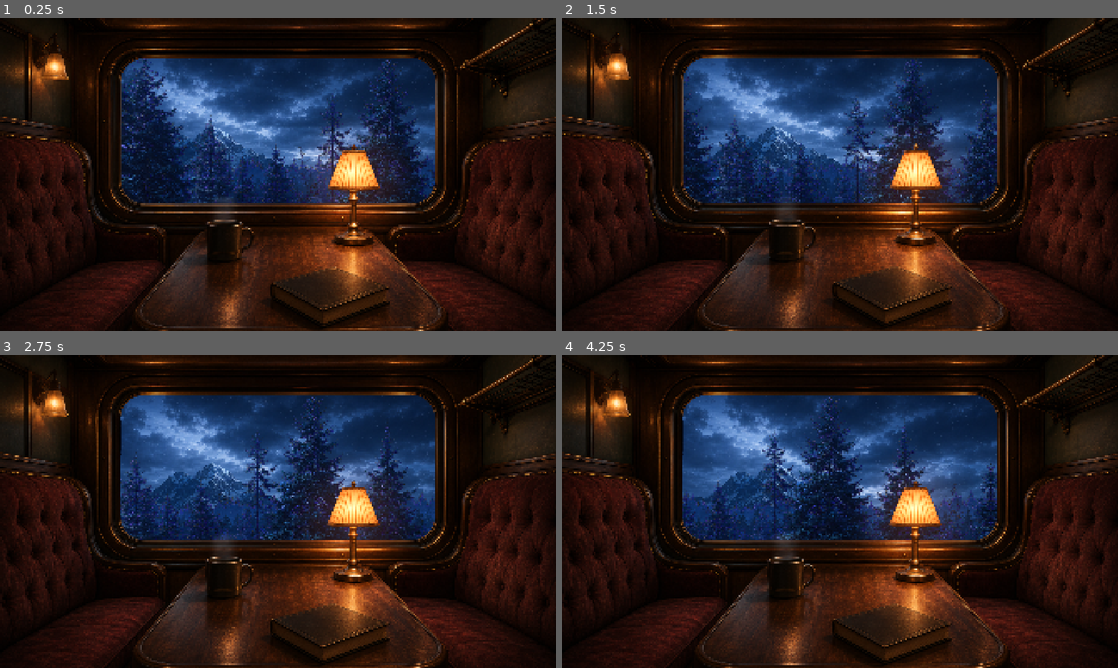
Above: before the commit, frames 1-4 (two rows, left to right).
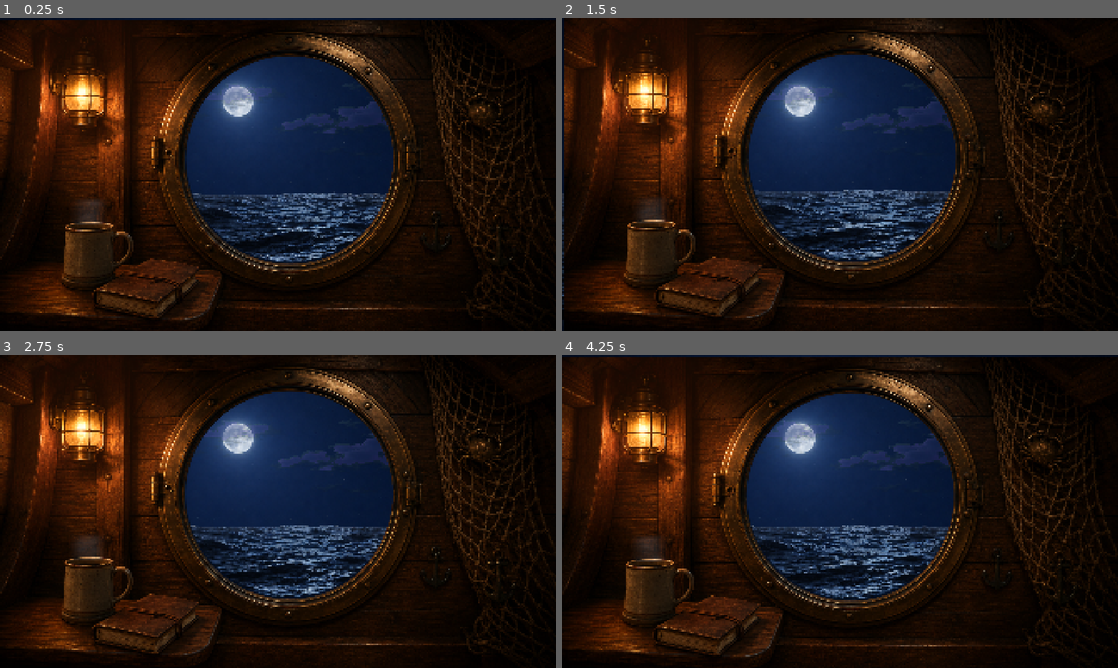
Above: after the commit, the same moments.

Repository: Rossag/AtmosForge
Game: Godot game, scene res://Projects/CozyBoatCabin/Scenes/cozy_boat_cabin.tscn
Two runs of this game, one before a commit and one after it. Both use one fixed random seed, a clock stepped at 60 frames per second and the inputs below. Before the commit the project starts from res://Projects/SleeperTrain/SleeperTrain.tscn. Sound files missing from this copy of the repository are replaced by a short silence.
Inputs:
- Up to frame 1 (0.25 s): no input
- Up to frame 2 (1.5 s): no input
- Up to frame 3 (2.75 s): no input
- Up to frame 4 (4.25 s): no input

The runs differ from the first frame. In frame 1, 57% of the frame differs, in the area x 0-100%, y 0-100%; in frame 2, 56%; in frame 3, 55%; in frame 4, 57%.

Commit message:
V 0.3.0 - Cozy Boat Cabin
Cozy boat cabin complete

-water shader now complete
-splash shader complete

Diff:
--- a/lofivideodraft/Core/Parallax/Scenes/parallax_layer.tscn
+++ b/lofivideodraft/Core/Parallax/Scenes/parallax_layer.tscn
@@ -3,6 +3,7 @@
 [ext_resource type="Script" uid="uid://cskaarbdn3yfv" path="res://Core/Parallax/Scenes/parallax_layer.gd" id="1_wvbhx"]
 
 [node name="ParallaxLayer" type="Parallax2D"]
+autoscroll = Vector2(-100, 0)
 repeat_times = 3
 ignore_camera_scroll = true
 script = ExtResource("1_wvbhx")
--- /dev/null
+++ b/lofivideodraft/Core/Water/Shaders/Window_splash.gdshader
@@ -0,0 +1,87 @@
+shader_type canvas_item;
+render_mode unshaded;
+
+uniform vec4 splash_color : source_color =
+	vec4(0.55, 0.75, 0.90, 0.32);
+
+uniform float cycle_duration : hint_range(3.0, 30.0) = 12.0;
+uniform float splash_duration : hint_range(0.2, 3.0) = 1.2;
+uniform float splash_width : hint_range(0.01, 0.25) = 0.055;
+uniform float splash_softness : hint_range(0.005, 0.15) = 0.035;
+uniform float splash_height : hint_range(0.05, 0.8) = 0.32;
+uniform float splash_position : hint_range(0.0, 1.0) = 0.68;
+uniform float intensity : hint_range(0.0, 2.0) = 0.65;
+
+
+float hash(float value) {
+	return fract(sin(value * 127.1) * 43758.5453);
+}
+
+
+void fragment() {
+	vec2 uv = UV;
+
+	float cycle = floor(TIME / cycle_duration);
+	float cycle_time = mod(TIME, cycle_duration);
+
+	float random_delay = hash(cycle + 4.7) *
+		(cycle_duration - splash_duration);
+
+	float progress = clamp(
+		(cycle_time - random_delay) / splash_duration,
+		0.0,
+		1.0
+	);
+
+	float active =
+		step(random_delay, cycle_time) *
+		step(cycle_time, random_delay + splash_duration);
+
+	// Curved spray rising from the lower portion of the window.
+	float centre_x =
+		splash_position +
+		(uv.y - 0.72) * 0.22;
+
+	float curve =
+		pow(abs(uv.x - centre_x), 1.35) * 1.7;
+
+	float wave_y =
+		0.78 -
+		sin(progress * 3.14159) * splash_height +
+		curve;
+
+	float distance_to_splash = abs(uv.y - wave_y);
+
+	float spray = 1.0 - smoothstep(
+		splash_width,
+		splash_width + splash_softness,
+		distance_to_splash
+	);
+
+	// Keep the effect mainly in the lower half.
+	float lower_mask = smoothstep(0.32, 0.72, uv.y);
+
+	// Fade in quickly and dissolve gently.
+	float fade =
+		smoothstep(0.0, 0.16, progress) *
+		(1.0 - smoothstep(0.48, 1.0, progress));
+
+	float variation = mix(
+		0.65,
+		1.0,
+		hash(cycle + 19.3)
+	);
+
+	float alpha =
+		spray *
+		lower_mask *
+		fade *
+		active *
+		intensity *
+		variation;
+
+	COLOR = vec4(
+		splash_color.rgb,
+		alpha * splash_color.a
+	);
+}
--- /dev/null
+++ b/lofivideodraft/Core/Water/Shaders/water_surface.gdshader
@@ -0,0 +1,117 @@
+shader_type canvas_item;
+render_mode unshaded;
+
+uniform sampler2D water_texture :
+	source_color,
+	repeat_enable,
+	filter_linear_mipmap;
+
+uniform float horizontal_speed : hint_range(-0.05, 0.05) = 0.0;
+
+uniform float primary_speed : hint_range(0.0, 2.0) = 0.15;
+uniform float secondary_speed : hint_range(0.0, 2.0) = 0.09;
+
+uniform float horizontal_motion : hint_range(0.0, 0.05) = 0.001;
+uniform float vertical_motion : hint_range(0.0, 0.05) = 0.002;
+
+uniform float wave_scale : hint_range(1.0, 30.0) = 8.0;
+uniform float detail_scale : hint_range(1.0, 40.0) = 17.0;
+
+// Slow vertical movement of the entire ocean.
+uniform float heave_amount : hint_range(0.0, 0.08) = 0.018;
+uniform float heave_speed : hint_range(0.0, 2.0) = 0.45;
+
+// Slight horizon tilt so the motion is not perfectly mechanical.
+uniform float roll_amount : hint_range(0.0, 0.05) = 0.006;
+uniform float roll_speed : hint_range(0.0, 2.0) = 0.30;
+
+uniform float texture_offset_x : hint_range(-0.5, 0.5) = 0.08;
+
+uniform float brightness : hint_range(0.25, 2.0) = 0.88;
+uniform float saturation : hint_range(0.0, 2.0) = 0.90;
+uniform float opacity : hint_range(0.0, 1.0) = 1.0;
+
+
+void fragment() {
+	vec2 uv = UV;
+
+	// Surface distortion becomes slightly stronger toward the foreground.
+	float depth = smoothstep(
+		0.46,
+		1.0,
+		uv.y
+	);
+
+	float primary_wave = sin(
+		uv.x * wave_scale +
+		TIME * primary_speed
+	);
+
+	float secondary_wave = sin(
+		uv.x * detail_scale -
+		TIME * secondary_speed +
+		uv.y * 5.0
+	);
+
+	vec2 animated_uv = uv;
+
+	// Move the whole ocean slowly up and down relative to the window.
+	float heave =
+		sin(TIME * heave_speed) *
+		heave_amount;
+
+	// Apply a tiny uneven tilt across the horizon.
+	float roll =
+		sin(TIME * roll_speed + 1.4) *
+		roll_amount *
+		(uv.x - 0.5);
+
+	animated_uv.y += heave + roll;
+
+	// Keep the baked reflection aligned beneath the moon.
+	animated_uv.x += texture_offset_x;
+
+	// Horizontal movement defaults to zero but remains available.
+	animated_uv.x += TIME * horizontal_speed;
+
+	// Fine surface movement.
+	animated_uv.x +=
+		secondary_wave *
+		horizontal_motion *
+		depth;
+
+	animated_uv.y +=
+		primary_wave *
+		vertical_motion *
+		depth;
+
+	animated_uv.y +=
+		secondary_wave *
+		vertical_motion *
+		0.35 *
+		depth;
+
+	vec4 water = texture(
+		water_texture,
+		animated_uv
+	);
+
+	// Retain the photographic texture while allowing scene-level grading.
+	float luminance = dot(
+		water.rgb,
+		vec3(0.299, 0.587, 0.114)
+	);
+
+	water.rgb = mix(
+		vec3(luminance),
+		water.rgb,
+		saturation
+	);
+
+	water.rgb *= brightness;
+
+	COLOR = vec4(
+		water.rgb,
+		water.a * opacity
+	);
+}
--- /dev/null
+++ b/lofivideodraft/Core/Water/Shaders/window_splash.tres
@@ -0,0 +1,14 @@
+[gd_resource type="ShaderMaterial" load_steps=2 format=3 uid="uid://kjpyj8cjrjps"]
+
+[ext_resource type="Shader" uid="uid://ldmop5f7lcya" path="res://Core/Water/Shaders/Window_splash.gdshader" id="1_6txoh"]
+
+[resource]
+shader = ExtResource("1_6txoh")
+shader_parameter/splash_color = Color(0.55, 0.75, 0.9, 0.32)
+shader_parameter/cycle_duration = 12.0
+shader_parameter/splash_duration = 1.2
+shader_parameter/splash_width = 0.055
+shader_parameter/splash_softness = 0.035
+shader_parameter/splash_height = 0.32
+shader_parameter/splash_position = 0.68
+shader_parameter/intensity = 0.65
--- /dev/null
+++ b/lofivideodraft/Core/Water/scenes/water_surface.tscn
@@ -0,0 +1,27 @@
+[gd_scene load_steps=3 format=3 uid="uid://dwm3y0nbqs8k6"]
+
+[ext_resource type="Shader" uid="uid://widgn350xfmq" path="res://Core/Water/Shaders/water_surface.gdshader" id="1_l1dmh"]
+
+[sub_resource type="ShaderMaterial" id="ShaderMaterial_00s2r"]
+shader = ExtResource("1_l1dmh")
+shader_parameter/horizontal_speed = 0.0
+shader_parameter/primary_speed = 0.15
+shader_parameter/secondary_speed = 0.09
+shader_parameter/horizontal_motion = 0.001
+shader_parameter/vertical_motion = 0.002
+shader_parameter/wave_scale = 8.0
+shader_parameter/detail_scale = 17.0
+shader_parameter/heave_amount = 0.018
+shader_parameter/heave_speed = 0.45
+shader_parameter/roll_amount = 0.006
+shader_parameter/roll_speed = 0.3
+shader_parameter/texture_offset_x = 0.08
+shader_parameter/brightness = 0.88
+shader_parameter/saturation = 0.9
+shader_parameter/opacity = 1.0
+
+[node name="WaterSurface" type="ColorRect"]
+material = SubResource("ShaderMaterial_00s2r")
+offset_right = 1920.0
+offset_bottom = 1080.0
+mouse_filter = 2
--- /dev/null
+++ b/lofivideodraft/Core/Water/scenes/window_splash.tscn
@@ -0,0 +1,12 @@
+[gd_scene load_steps=2 format=3 uid="uid://fahkg1836ffi"]
+
+[ext_resource type="Material" uid="uid://kjpyj8cjrjps" path="res://Core/Water/Shaders/window_splash.tres" id="1_okkxp"]
+
+[node name="WindowSplash" type="ColorRect"]
+material = ExtResource("1_okkxp")
+anchors_preset = 15
+anchor_right = 1.0
+anchor_bottom = 1.0
+grow_horizontal = 2
+grow_vertical = 2
+mouse_filter = 2
--- /dev/null
+++ b/lofivideodraft/Projects/CozyBoatCabin/Scenes/cozy_boat_cabin.tscn
@@ -0,0 +1,99 @@
+[gd_scene load_steps=23 format=3 uid="uid://g5ju01jt4a67"]
+
+[ext_resource type="PackedScene" uid="uid://dwm3y0nbqs8k6" path="res://Core/Water/scenes/water_surface.tscn" id="1_amhrc"]
+[ext_resource type="Texture2D" uid="uid://d0ctibyg5tbeo" path="res://Projects/CozyBoatCabin/assets/Water/AtmosForge_CozyBoatCabin_MoonlitSky.png" id="1_b0xyt"]
+[ext_resource type="Texture2D" uid="uid://bnp46s4wotgv3" path="res://Projects/CozyBoatCabin/assets/Interior/AtmosForge_CozyBoatCabin_Foreground_Transparent.png" id="1_mw7cc"]
+[ext_resource type="Material" uid="uid://o2bk4o2rrjsa" path="res://Projects/CozyBoatCabin/assets/Materials/cozy_boat_water_material.tres" id="2_b0xyt"]
+[ext_resource type="PackedScene" uid="uid://cu08btksj2plv" path="res://Core/Parallax/Scenes/parallax_layer.tscn" id="2_kup3w"]
+[ext_resource type="Texture2D" uid="uid://dn0k38o3b30v2" path="res://Projects/CozyBoatCabin/assets/Water/AtmosForge_MoonlitClouds_Seamless.png" id="3_4d3ng"]
+[ext_resource type="PackedScene" uid="uid://fahkg1836ffi" path="res://Core/Water/scenes/window_splash.tscn" id="6_xi4ra"]
+[ext_resource type="Material" uid="uid://chjl48ofh5cop" path="res://Projects/CozyBoatCabin/assets/Materials/cozy_boat_coffee_steam.tres" id="7_4d3ng"]
+[ext_resource type="Material" uid="uid://dcvsqqp3gecrr" path="res://Projects/CozyBoatCabin/assets/Materials/cozy_boat_lamp_glow.tres" id="7_sxdh2"]
+[ext_resource type="Script" uid="uid://dcanmskt8jssn" path="res://Core/Parallax/Scripts/ambient_motion.gd" id="9_xi4ra"]
+[ext_resource type="Script" uid="uid://bjlb8v66qkxx4" path="res://Projects/SleeperTrain/recording_timer.gd" id="11_y25a1"]
+[ext_resource type="PackedScene" uid="uid://54ujpk7chteg" path="res://Core/Audio/Scenes/music_play_list.tscn" id="12_brat1"]
+[ext_resource type="AudioStream" uid="uid://xju8laapvlfo" path="res://Projects/CozyBoatCabin/assets/Audio/Drift Over Tide (1).wav" id="13_rp0hd"]
+[ext_resource type="AudioStream" uid="uid://5o2sbtbovkrs" path="res://Projects/CozyBoatCabin/assets/Audio/Drift Over Tide.wav" id="14_ngtsb"]
+[ext_resource type="AudioStream" uid="uid://33tjpfkh54ut" path="res://Projects/CozyBoatCabin/assets/Audio/Saltline Drift (1).wav" id="15_7bpso"]
+[ext_resource type="AudioStream" uid="uid://b25dob40vbaun" path="res://Projects/CozyBoatCabin/assets/Audio/Saltline Drift.wav" id="16_70wni"]
+[ext_resource type="AudioStream" uid="uid://d1261u1e4ysbf" path="res://Projects/CozyBoatCabin/assets/Audio/Saltwake Drift (1).wav" id="17_mkxtv"]
+[ext_resource type="AudioStream" uid="uid://b87jt2q1voh7b" path="res://Projects/CozyBoatCabin/assets/Audio/Saltwake Drift (2).wav" id="18_qerua"]
+[ext_resource type="AudioStream" uid="uid://d23jiab7jssxx" path="res://Projects/CozyBoatCabin/assets/Audio/Saltwake Drift (3).wav" id="19_3m0gf"]
+[ext_resource type="AudioStream" uid="uid://cqrhnna0dpgs7" path="res://Projects/CozyBoatCabin/assets/Audio/Saltwake Drift.wav" id="20_i6ukp"]
+[ext_resource type="AudioStream" uid="uid://cm2ox3u75jhtm" path="res://Projects/CozyBoatCabin/assets/Audio/Tideglass Drift (1).wav" id="21_3bt1i"]
+[ext_resource type="AudioStream" uid="uid://c71d7qf3c6s13" path="res://Projects/CozyBoatCabin/assets/Audio/Tideglass Drift.wav" id="22_h6opn"]
+
+[node name="CozyBoatCabin" type="Node2D"]
+
+[node name="MoonlitSky" type="TextureRect" parent="."]
+offset_right = 1920.0
+offset_bottom = 1080.0
+mouse_filter = 2
+texture = ExtResource("1_b0xyt")
+expand_mode = 1
+
+[node name="WaterModule" type="Node2D" parent="."]
+
+[node name="WaterSurface" parent="WaterModule" instance=ExtResource("1_amhrc")]
+material = ExtResource("2_b0xyt")
+
+[node name="CloudModule" type="Node2D" parent="."]
+
+[node name="MoonClouds" parent="CloudModule" instance=ExtResource("2_kup3w")]
+modulate = Color(1, 1, 1, 0.35)
+self_modulate = Color(1, 1, 1, 0.299)
+repeat_size = Vector2(3344, 0)
+autoscroll = Vector2(-5, 0)
+layer_texture = ExtResource("3_4d3ng")
+speed = 5.0
+
+[node name="WindowEffects" type="CanvasLayer" parent="." groups=["ambient_motion_target"]]
+
+[node name="WindowSplash" parent="WindowEffects" instance=ExtResource("6_xi4ra")]
+
+[node name="InteriorLayer" type="CanvasLayer" parent="." groups=["ambient_motion_target"]]
+layer = 2
+
+[node name="CabinForeground" type="TextureRect" parent="InteriorLayer"]
+offset_right = 1928.0
+offset_bottom = 1088.0
+texture = ExtResource("1_mw7cc")
+expand_mode = 1
+
+[node name="ForegroundEffects" type="CanvasLayer" parent="." groups=["ambient_motion_target"]]
+layer = 3
+
+[node name="CabinLampGlow" type="ColorRect" parent="ForegroundEffects" groups=["ambient_motion_target"]]
+material = ExtResource("7_sxdh2")
+offset_right = 1920.0
+offset_bottom = 1080.0
+mouse_filter = 2
+
+[node name="CoffeeSteam" type="ColorRect" parent="ForegroundEffects" groups=["ambient_motion_target"]]
+material = ExtResource("7_4d3ng")
+custom_minimum_size = Vector2(80, 100)
+offset_left = 232.0
+offset_top = 611.0
+offset_right = 374.0
+offset_bottom = 711.0
+
+[node name="AmbientMotion" type="Node" parent="."]
+script = ExtResource("9_xi4ra")
+horizontal_amount = 3.1
+vertical_amount = 4.0
+sway_speed = 0.19
+vibration_amount = 0.0
+vibration_speed = 11.7
+
+[node name="RecordingTimer" type="Node" parent="."]
+script = ExtResource("11_y25a1")
+duration_seconds = 1560.0
+
+[node name="Interface" type="CanvasLayer" parent="."]
+layer = 10
+
+[node name="Audio" type="Node" parent="."]
+
+[node name="MusicPlaylist" parent="Audio" instance=ExtResource("12_brat1")]
+tracks = Array[AudioStream]([ExtResource("13_rp0hd"), ExtResource("14_ngtsb"), ExtResource("15_7bpso"), ExtResource("16_70wni"), ExtResource("17_mkxtv"), ExtResource("18_qerua"), ExtResource("19_3m0gf"), ExtResource("20_i6ukp"), ExtResource("21_3bt1i"), ExtResource("22_h6opn")])
+shuffle = false
--- /dev/null
+++ b/lofivideodraft/Projects/CozyBoatCabin/assets/Materials/cozy_boat_coffee_steam.tres
@@ -0,0 +1,12 @@
+[gd_resource type="ShaderMaterial" load_steps=2 format=3 uid="uid://chjl48ofh5cop"]
+
+[ext_resource type="Shader" uid="uid://dwhdr38dglq2r" path="res://Shaders/Steam.gdshader" id="1_egtym"]
+
+[resource]
+shader = ExtResource("1_egtym")
+shader_parameter/steam_color = Color(0.85, 0.9, 1, 1)
+shader_parameter/speed = 0.095
+shader_parameter/density = 1.0
+shader_parameter/strength = 0.322
+shader_parameter/sway = 0.244
+shader_parameter/softness = 0.479
--- /dev/null
+++ b/lofivideodraft/Projects/CozyBoatCabin/assets/Materials/cozy_boat_lamp_glow.tres
@@ -0,0 +1,14 @@
+[gd_resource type="ShaderMaterial" load_steps=2 format=3 uid="uid://dcvsqqp3gecrr"]
+
+[ext_resource type="Shader" uid="uid://bts1sbb6xou08" path="res://Core/Shaders/lamp_glow.gdshader" id="1_jickg"]
+
+[resource]
+shader = ExtResource("1_jickg")
+shader_parameter/glow_color = Color(1, 0.4, 0.1, 0.25)
+shader_parameter/glow_position = Vector2(0.14, 0.23)
+shader_parameter/radius = 0.25
+shader_parameter/softness = 0.14
+shader_parameter/intensity = 0.42
+shader_parameter/flicker_amount = 0.006
+shader_parameter/flicker_speed = 1.1
+shader_parameter/aspect_ratio = 1.7778
--- /dev/null
+++ b/lofivideodraft/Projects/CozyBoatCabin/assets/Materials/cozy_boat_water_material.tres
@@ -0,0 +1,23 @@
+[gd_resource type="ShaderMaterial" load_steps=3 format=3 uid="uid://o2bk4o2rrjsa"]
+
+[ext_resource type="Shader" uid="uid://widgn350xfmq" path="res://Core/Water/Shaders/water_surface.gdshader" id="1_k7158"]
+[ext_resource type="Texture2D" uid="uid://d11pqlvkna8v2" path="res://Projects/CozyBoatCabin/assets/Water/AtmosForge_MoonlitOcean_TrueAlpha.png" id="2_prmkf"]
+
+[resource]
+shader = ExtResource("1_k7158")
+shader_parameter/water_texture = ExtResource("2_prmkf")
+shader_parameter/horizontal_speed = 0.003
+shader_parameter/primary_speed = 1.415
+shader_parameter/secondary_speed = 1.683
+shader_parameter/horizontal_motion = 0.002
+shader_parameter/vertical_motion = 0.008
+shader_parameter/wave_scale = 11.584
+shader_parameter/detail_scale = 17.0
+shader_parameter/heave_amount = 0.018
+shader_parameter/heave_speed = 0.45
+shader_parameter/roll_amount = 0.006
+shader_parameter/roll_speed = 0.3
+shader_parameter/texture_offset_x = -0.021
+shader_parameter/brightness = 0.88
+shader_parameter/saturation = 0.9
+shader_parameter/opacity = 1.0
--- a/lofivideodraft/Projects/SleeperTrain/SleeperTrain.tscn
+++ b/lofivideodraft/Projects/SleeperTrain/SleeperTrain.tscn
@@ -5,7 +5,7 @@
 [ext_resource type="Shader" uid="uid://btj62mdv2ts5e" path="res://Shaders/WindowRain.gdshader" id="2_1q5bg"]
 [ext_resource type="Material" uid="uid://dastws52r00i7" path="res://Projects/SleeperTrain/assets/Materials/Sleeper_train_steam_material.tres" id="4_mg72o"]
 [ext_resource type="Material" uid="uid://dg8y8gtqjur7f" path="res://Projects/SleeperTrain/assets/Materials/TableLampGlow.tres" id="4_woktg"]
-[ext_resource type="Script" uid="uid://dcanmskt8jssn" path="res://Projects/SleeperTrain/ambient_motion.gd" id="5_q2wdp"]
+[ext_resource type="Script" uid="uid://dcanmskt8jssn" path="res://Core/Parallax/Scripts/ambient_motion.gd" id="5_q2wdp"]
 [ext_resource type="Material" uid="uid://i2tpe1olhqv4" path="res://Projects/SleeperTrain/assets/Materials/WallLampGlow.tres" id="5_woktg"]
 [ext_resource type="PackedScene" uid="uid://54ujpk7chteg" path="res://Core/Audio/Scenes/music_play_list.tscn" id="7_7c5xb"]
 [ext_resource type="AudioStream" uid="uid://bmw88bnifxogi" path="res://Projects/SleeperTrain/assets/Audio/Shinkansen Drift-Train3.wav" id="8_m8xje"]
--- a/lofivideodraft/project.godot
+++ b/lofivideodraft/project.godot
@@ -11,7 +11,7 @@
 [application]
 
 config/name="AtmosForge"
-run/main_scene="uid://bvirsx7opjv2q"
+run/main_scene="uid://g5ju01jt4a67"
 config/features=PackedStringArray("4.4", "Forward Plus")
 
 [display]
Renamed: lofivideodraft/Projects/SleeperTrain/ambient_motion.gd -> lofivideodraft/Core/Parallax/Scripts/ambient_motion.gd
Renamed: lofivideodraft/Projects/SleeperTrain/ambient_motion.gd.uid -> lofivideodraft/Core/Parallax/Scripts/ambient_motion.gd.uid
Not shown, added: lofivideodraft/Core/Water/Shaders/Window_splash.gdshader.uid
Not shown, added: lofivideodraft/Core/Water/Shaders/water_surface.gdshader.uid
Not shown, added: lofivideodraft/Projects/CozyBoatCabin/assets/Audio/Drift Over Tide (1).wav.import
Not shown, added: lofivideodraft/Projects/CozyBoatCabin/assets/Audio/Drift Over Tide.wav.import
Not shown, added: lofivideodraft/Projects/CozyBoatCabin/assets/Audio/Saltline Drift (1).wav.import
Not shown, added: lofivideodraft/Projects/CozyBoatCabin/assets/Audio/Saltline Drift.wav.import
Not shown, added: lofivideodraft/Projects/CozyBoatCabin/assets/Audio/Saltwake Drift (1).wav.import
Not shown, added: lofivideodraft/Projects/CozyBoatCabin/assets/Audio/Saltwake Drift (2).wav.import
Not shown, added: lofivideodraft/Projects/CozyBoatCabin/assets/Audio/Saltwake Drift (3).wav.import
Not shown, added: lofivideodraft/Projects/CozyBoatCabin/assets/Audio/Saltwake Drift.wav.import
(and 20 more such lines)
